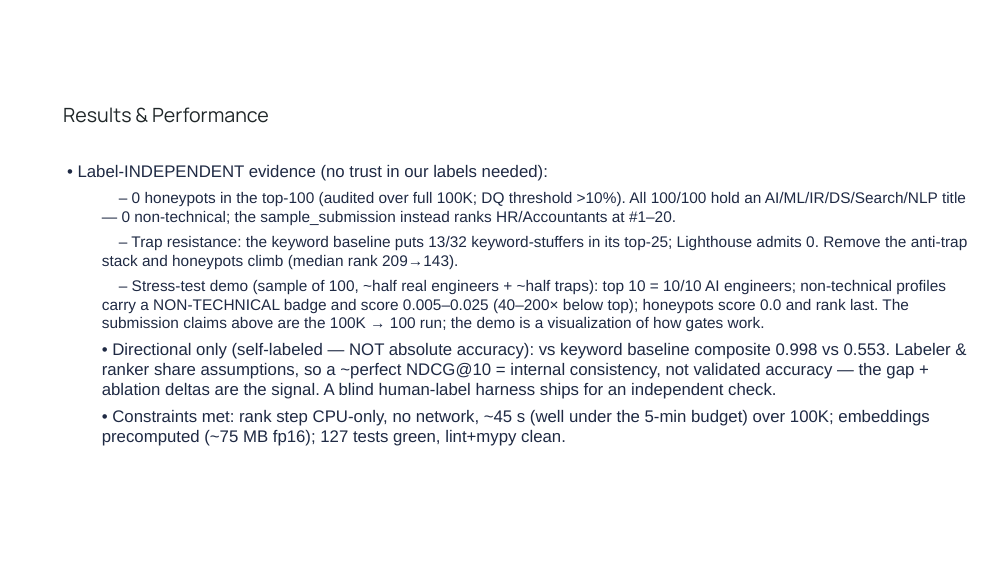
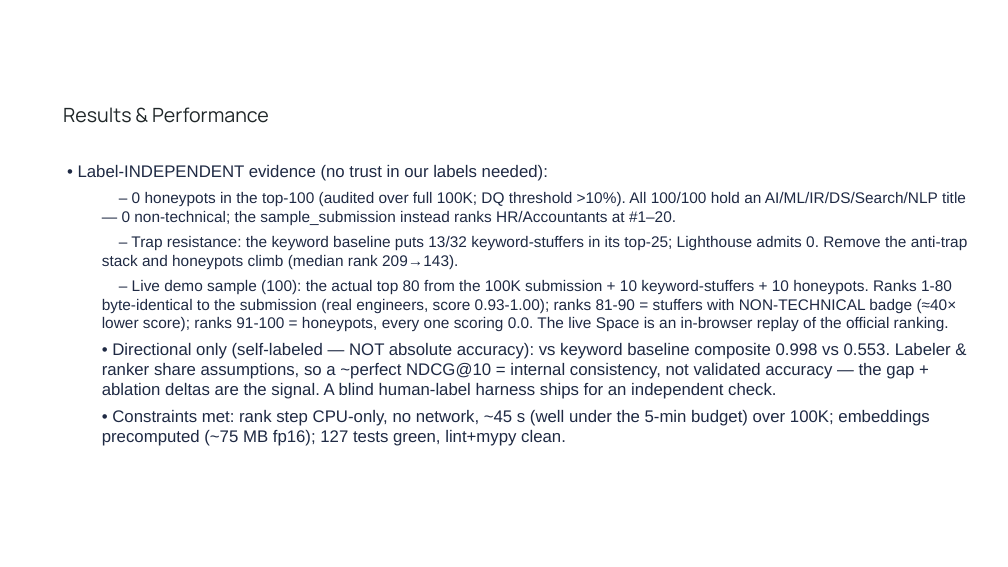
Before and after one commit to jacklachan/lighthouse-indiaruns, a slide deck: slide 9 of deck/Lighthouse_Redrob_Deck.pptx. Drawn at 1008x567 pixels with LibreOffice and Linux fonts; fonts in the diff are those of the drawing; background and template pictures are left out. Boxes give left, top, right and bottom in pixels: in the first picture for what was removed or moved away, otherwise in the second. Text is boxed around its words. In the diff, an @@ line names an element or a change of style, - is before the commit and + after.

```diff
--- a/deck/Lighthouse_Redrob_Deck.pptx
+++ b/deck/Lighthouse_Redrob_Deck.pptx
@@ text at [102, 280, 957, 332]: text changed @@
-– Stress-test demo (sample of 100, ~half real engineers + ~half traps): top 10 = 10/10 AI engineers; non-technical profiles carry a NON-TECHNICAL badge and score 0.005–0.025 (40–200× below top); honeypots score 0.0 and rank last. The submission claims above are the 100K → 100 run; the demo is a visualization of how gates work.
+– Live demo sample (100): the actual top 80 from the 100K submission + 10 keyword-stuffers + 10 honeypots. Ranks 1-80 byte-identical to the submission (real engineers, score 0.93-1.00); ranks 81-90 = stuffers with NON-TECHNICAL badge (≈40× lower score); ranks 91-100 = honeypots, every one scoring 0.0. The live Space is an in-browser replay of the official ranking.
```
Also in this commit, not shown: 8 other files.
